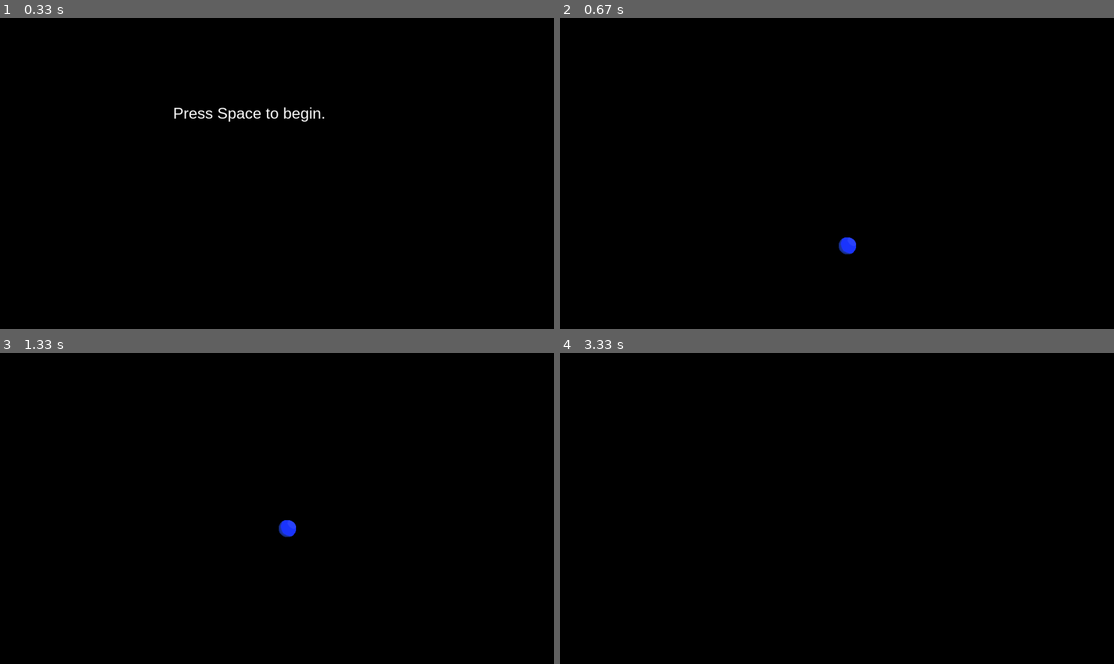
Above: before the commit, frames 1-4 (two rows, left to right).
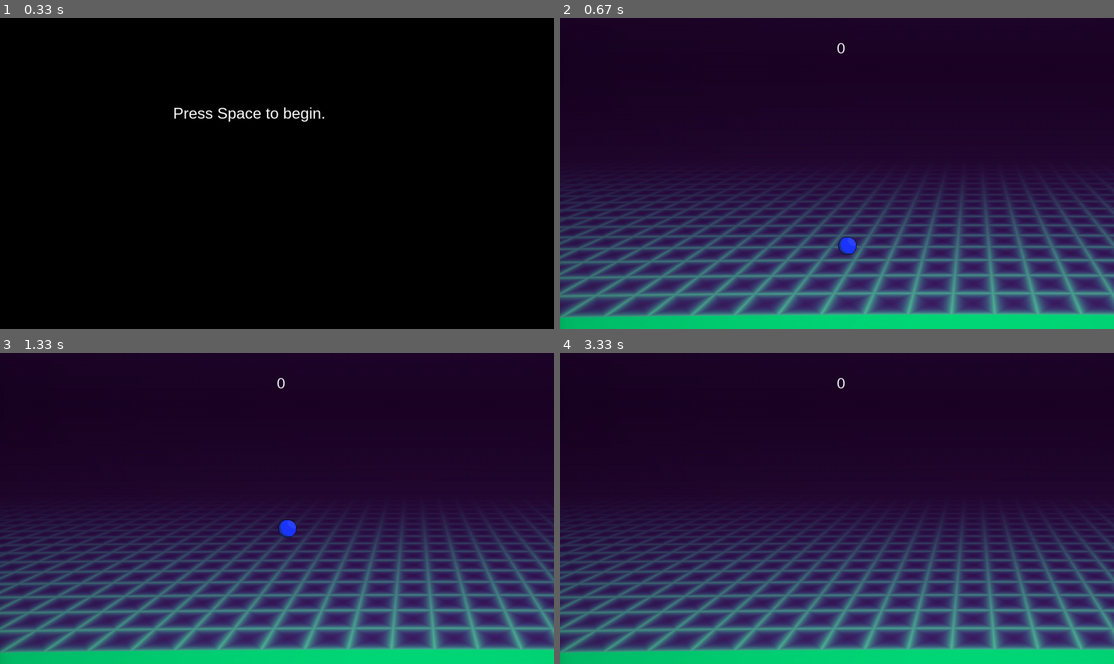
Above: after the commit, the same moments.

Repository: Henrik0122/Games
Game: pygame game, started from flappy_bird.py
Same seed, same stepped clock (60 frames per second), same inputs: the game is played once before the commit and once after it.
Inputs:
- Up to frame 1 (0.33 s): no input
- Up to frame 2 (0.67 s): tap Space at 0.33 s
- Up to frame 3 (1.33 s): tap Space at 0.67, 1 s
- Up to frame 4 (3.33 s): tap Space at 1.4, 1.7, 1.9, 2.23, 2.53, 2.73, 3.03, 3.3 s

Frame 1 is identical in both runs. In frame 2, 100% of the frame differs, in the area x 0-100%, y 0-100%; in frame 3, 100%; in frame 4, 100%.

Commit message:
Update flappy_bird.py

Diff:
--- a/flappy_bird.py
+++ b/flappy_bird.py
@@ -28,6 +28,13 @@
         self.gravity_constant = gravity_constant
         self.rect = self.sprite.get_rect()
 
+        #sounds
+
+        self.jump_sound = pygame.mixer.Sound(r"Games\sfx\bounce.wav")
+        self.jump_sound.set_volume(0.1)
+        self.death_sound =pygame.mixer.Sound(r"Games\sfx\death.wav")
+        self.death_sound.set_volume(0.5)
+
     def update(self, dt) -> None:
         self.y += self.velocity * dt
         self.velocity += self.gravity_constant * dt
@@ -39,6 +46,12 @@
 
     def render(self, screen: pygame.Surface) -> None:
         screen.blit(self.sprite, (self.x, self.y))
+
+    def play_jump_sound(self) -> None:
+        self.jump_sound.play()
+
+    def play_death_sound(self) -> None:
+        self.death_sound.play()
 
 
 class Obstacle(Entity):
@@ -86,6 +99,8 @@
 
         self.blocks = self.create_blocks()
 
+        self.passed = False
+
     def create_blocks(self) -> list[ObstacleBlock]:
         o = []
         current_block = 0
@@ -128,6 +143,8 @@
         self.obstacle_spawn_point = 1280
         self.new_obstacle_timer = 0
 
+        self.score_tracker = 0
+
     def add_obstacle(self, obstacle: Obstacle) -> None:
         self.obstacles.append(obstacle)
 
@@ -139,6 +156,10 @@
             o.update(dt)
             if o.x < -200:
                 self.remove_obstacle()
+
+            if o.x < self.player.x and not o.passed:
+                o.passed = True
+                self.score_tracker += 1
 
         if self.new_obstacle_timer > self.freq:  # Time to spawn a new obstacle
 
@@ -163,6 +184,25 @@
         for o in self.obstacles:
             o.render(screen)
 
+class Score:
+    def __init__(self,
+                 x,
+                 y) -> None:
+        self.font = pygame.font.SysFont("Calibri", 36)
+        self.score = 0
+        self.text = str(self.score)
+        self.x = x
+        self.y = y
+
+    def add_score(self) -> None:
+        self.score += 1
+
+    def update(self) -> None:
+        self.text = str(self.score)
+
+    def render(self, screen: pygame.Surface) -> None:
+        screen.blit(self.font.render(self.text, True, "white"), (self.x, self.y))
+
 
 class SceneManager:
     def __init__(self) -> None:
@@ -220,7 +260,7 @@
         self.GRAVITY_CONSTANT = 1700
         self.PLAYER_VEL = 200
         self.JUMP_CONSTANT = -450
-        self.OBS_FREQ = 800
+        self.OBS_FREQ = 1600
         self.OBS_VEL = -200
         self.OBS_GAP = 2
 
@@ -237,6 +277,8 @@
                                self.OBS_VEL,
                                self.OBS_GAP)
 
+        self.score = Score(self.screen.get_width()/2, 50)
+
     def update(self) -> None:
         if self.previous_time is None:  # First run through the loop
             self.previous_time = time.time()
@@ -251,13 +293,22 @@
 
         # Check death conditions
         if self.player_collision() or self.player.y > self.screen.get_height():
+            self.player.play_death_sound()
             self.manager.set_scene("death")
+
+        if self.env.score_tracker > self.score.score:
+            self.score.add_score()
+
+        self.score.update()
 
     def render(self) -> None:
         self.screen.fill("black")
 
+        self.screen.blit(self.sprites["background"], (0, 0))
+
         self.player.render(self.screen)
         self.env.render(self.screen)
+        self.score.render(self.screen)
 
         pygame.display.update()
 
@@ -269,6 +320,8 @@
             if event.type == pygame.KEYDOWN:
                 if event.key == pygame.K_SPACE:
                     self.player.velocity = self.JUMP_CONSTANT
+                    self.player.play_jump_sound()
+
     def player_collision(self) -> bool:
         for o in self.env.obstacles:
             for b in o.blocks:
@@ -357,6 +410,11 @@
                   "death": DeathScene(self.scene_manager, self.screen, self.sprites)}
         self.scene_manager.initialize(scenes, "start")
 
+        #play music
+        pygame.mixer.music.load(r"Games\sfx\musicBird.wav")
+        pygame.mixer.music.set_volume(0.1)
+        pygame.mixer.music.play()
+
     def run(self) -> None:
         while self.running:
 
@@ -374,6 +432,7 @@
 
         sprites["player"] = pygame.image.load(r"Games\gfx\ball.png").convert_alpha()
         sprites["obstacle"] = pygame.image.load(r"Games\gfx\block.png").convert_alpha()
+        sprites["background"] = pygame.image.load(r"Games\gfx\bg.png").convert_alpha()
 
         return sprites
 
